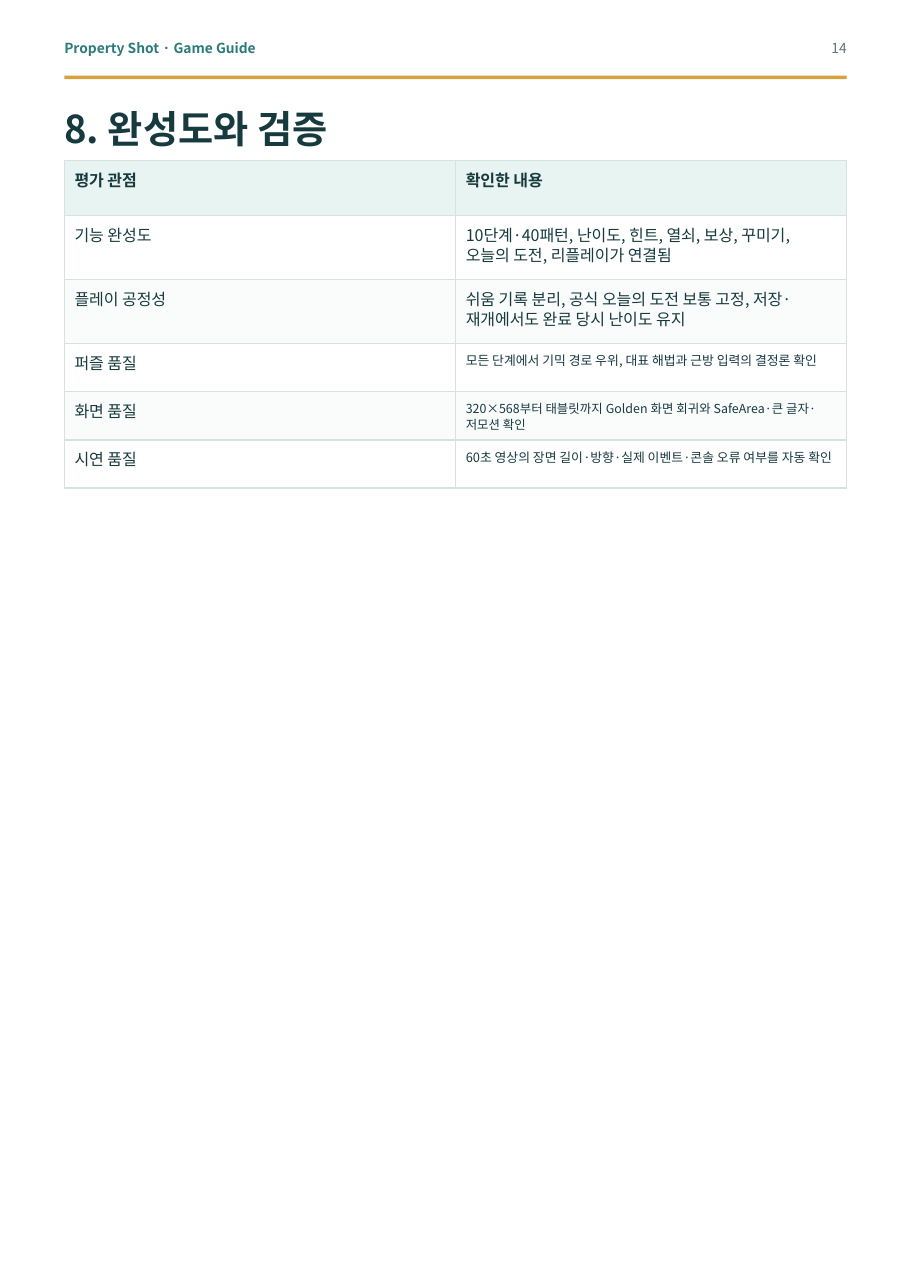
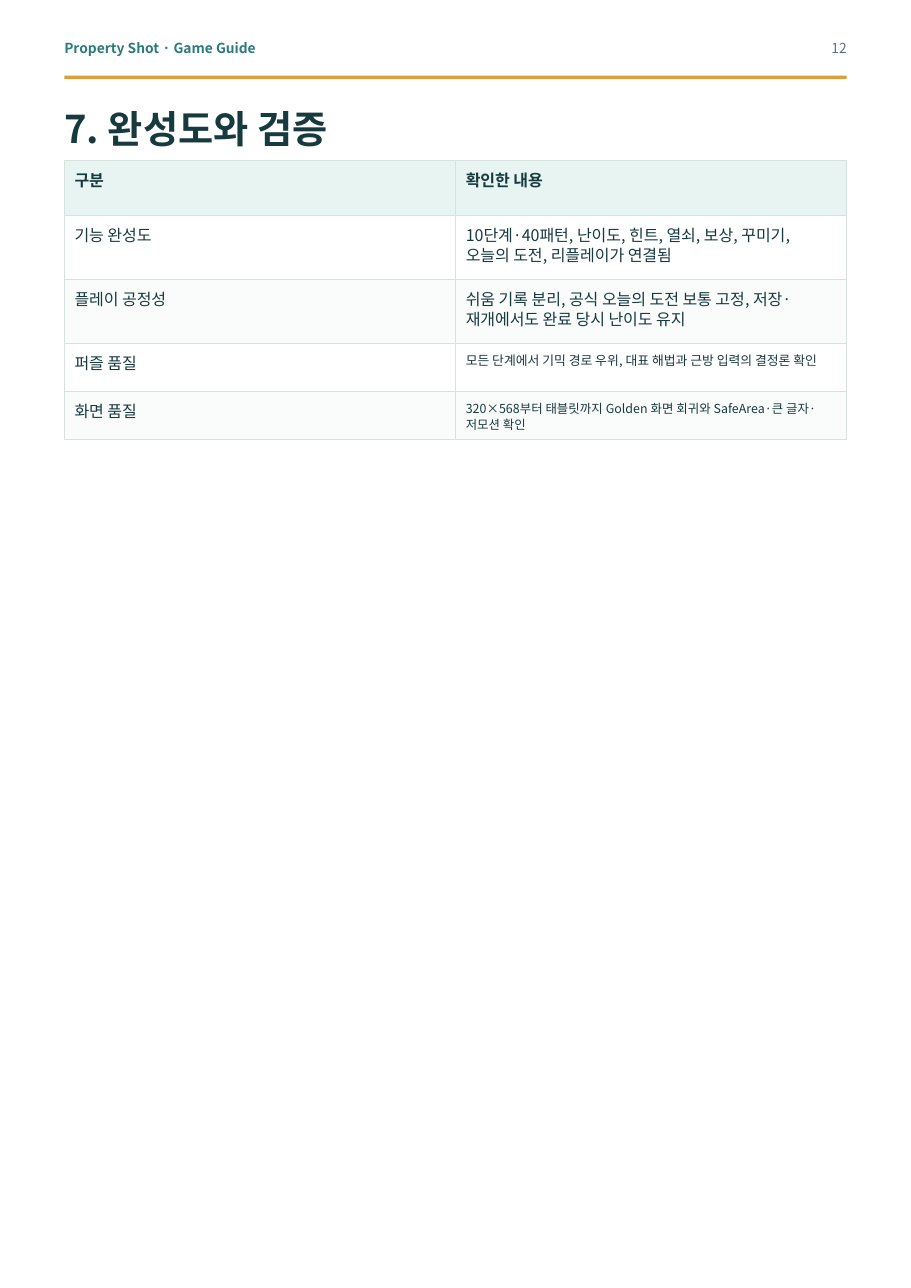
Before and after one commit to good5229/Property_shot, a slide deck: slide 12 of report/dist/property_shot_game_guide.pptx (slide 14 before the commit). Drawn at 911x1288 pixels with LibreOffice and Linux fonts; fonts in the diff are those of the drawing. Boxes give left, top, right and bottom in pixels: in the first picture for what was removed or moved away, otherwise in the second. Text is boxed around its words. In the diff, an @@ line names an element or a change of style, - is before the commit and + after.

```diff
--- a/report/dist/property_shot_game_guide.pptx
+++ b/report/dist/property_shot_game_guide.pptx
@@ text at [831, 43, 846, 53]: text changed @@
-14
+12
@@ text at [64, 111, 327, 147]: text changed @@
-8. 완성도와 검증
+7. 완성도와 검증
@@ text at [75, 173, 104, 188]: text changed @@
-평가 관점
+구분
@@ rectangle removed at [64, 441, 455, 489] @@
@@ rectangle removed at [456, 441, 847, 489] @@
@@ text removed at [75, 451, 136, 467] @@
-시연 품질
@@ text removed at [466, 451, 832, 463] @@
-60초 영상의 장면 길이·방향·실제 이벤트·콘솔 오류 여부를 자동 확인
```
Also in this commit, not shown: 11 other slides changed, 3 slides removed, 12 other files.
